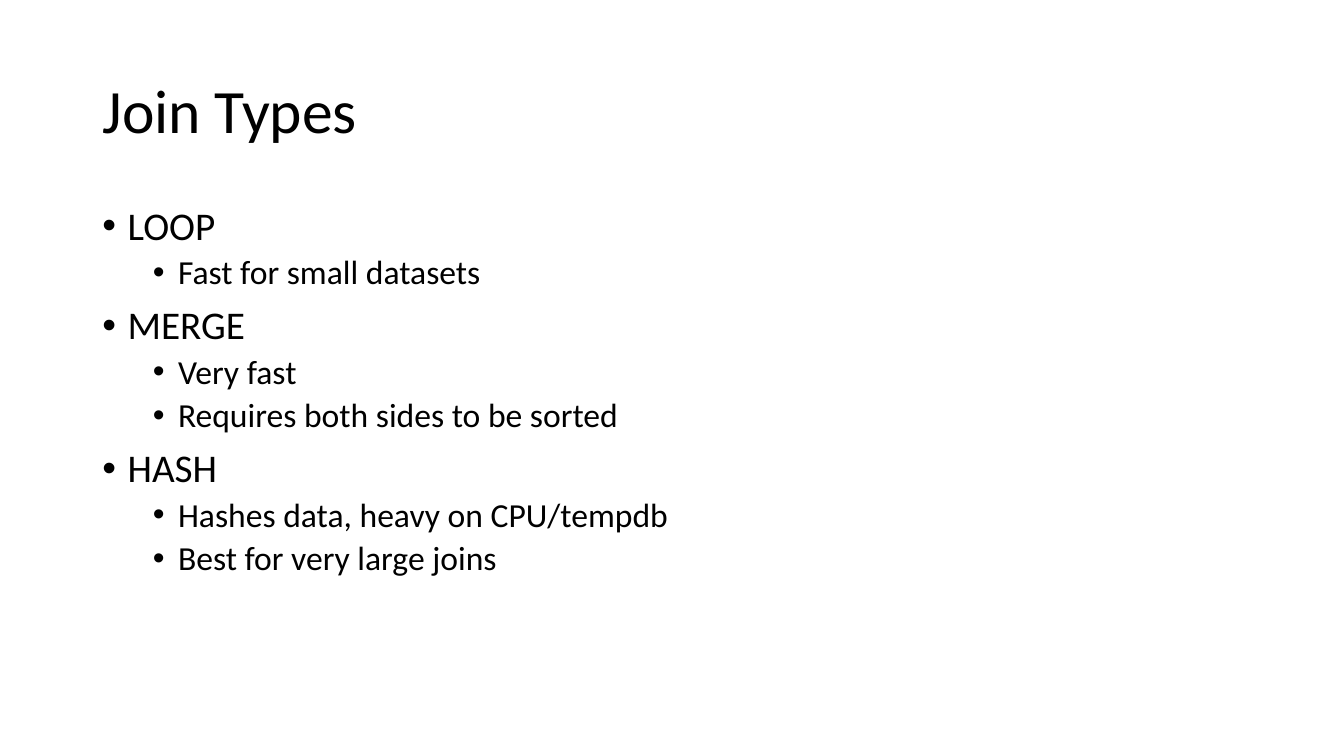
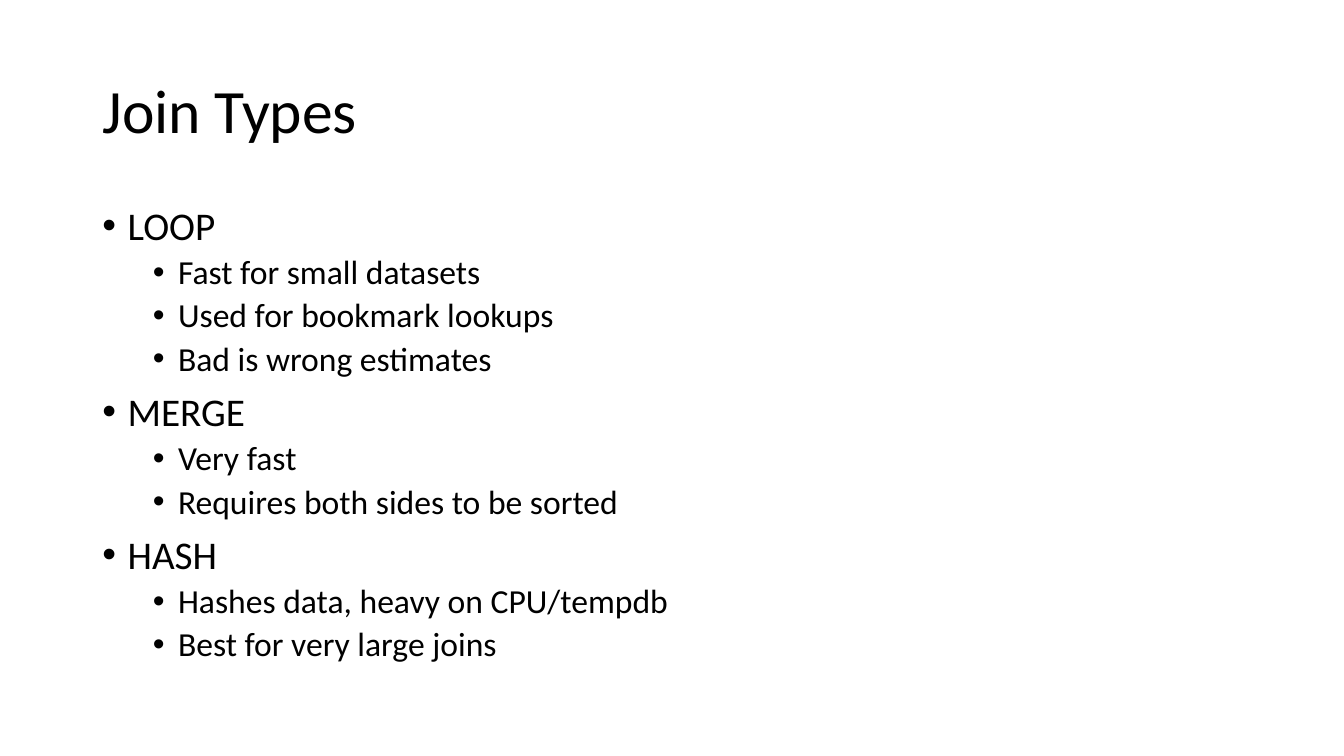
Before and after one commit to sabinio/SQLTraining, a slide deck: slide 16 of Slides/2. Query Execution.pptx (slide 20 before the commit). Drawn at 1344x756 pixels with LibreOffice and Linux fonts; fonts in the diff are those of the drawing. Boxes give left, top, right and bottom in pixels: in the first picture for what was removed or moved away, otherwise in the second. Text is boxed around its words. In the diff, an @@ line names an element or a change of style, - is before the commit and + after.

```diff
--- a/Slides/2. Query Execution.pptx
+++ b/Slides/2. Query Execution.pptx
@@ text at box(178, 303, 553, 377): paragraphs added @@
+  • Used for bookmark lookups
+  • Bad is wrong estimates
```
Also in this commit, not shown: 6 slides added, 3 slides removed.
